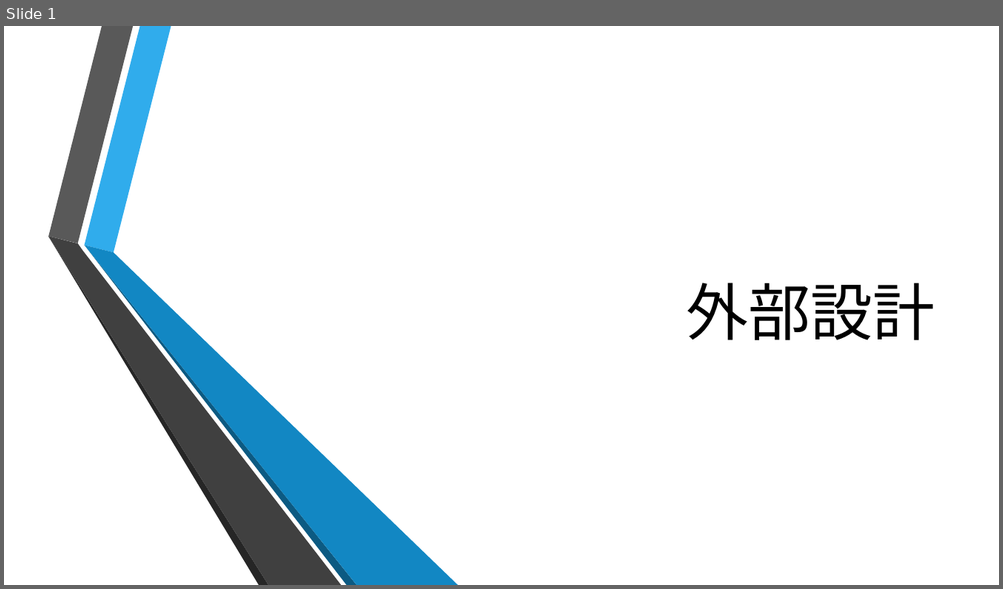
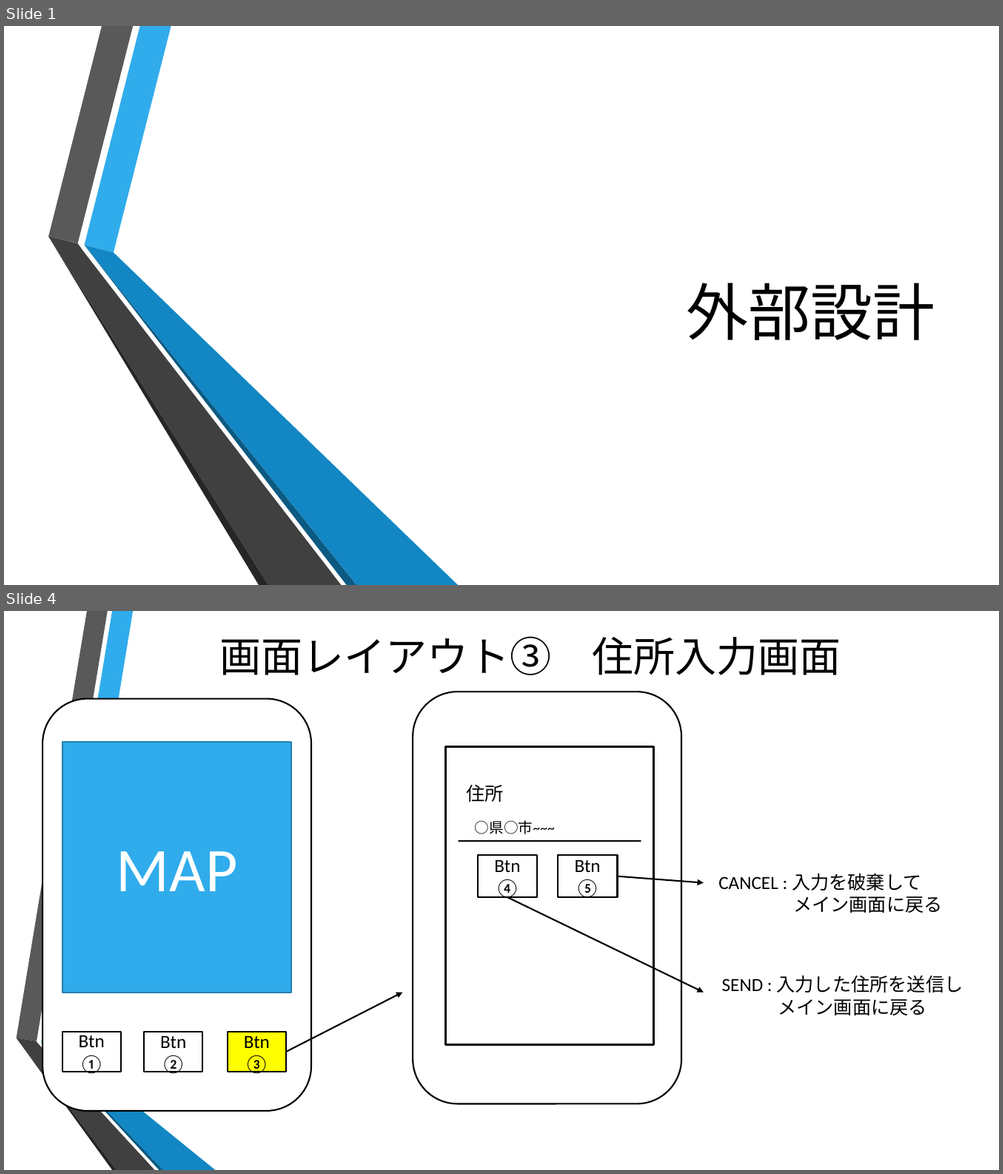
Before and after one commit to nh15/documents, a slide deck: ExternalDesign.pptx. Shown one above the other, each under a label of ours: slide 1 before the commit, slides 1 and 4 after it; the slides between them are not shown. The pictures are 1003x589 and 1003x1174 pixels, drawn with LibreOffice and Linux fonts; fonts in the diff are those of the drawing; background and template pictures are left out. Boxes give left, top, right and bottom in pixels: in the first picture for what was removed or moved away, otherwise in the second. Text is boxed around its words. In the diff, an @@ line names an element or a change of style, - is before the commit and + after.

```diff
--- a/ExternalDesign.pptx
+++ b/ExternalDesign.pptx
@@ slide 4 added at [4, 611, 999, 1170], background picture (left out) @@
@@ title added at [220, 636, 841, 675], 40 pt, text #000000 @@
+画面レイアウト③ 住所入力画面
@@ rounded rectangle added at [413, 692, 681, 1104], fill #FFFFFF, outline #000000 1.5 pt @@
@@ rectangle added at [446, 747, 653, 1045], fill #FFFFFF, outline #000000 2.25 pt @@
@@ text added at [466, 785, 503, 802], 18 pt, text #000000 @@
+住所
@@ text added at [475, 820, 555, 834], 14 pt, text #000000 @@
+○県○市~~~
@@ line added from (458, 841) to (640, 841), #000000 1.5 pt @@
@@ rectangle added at [478, 856, 538, 897], fill #FFFFFF, outline #000000 1.5 pt, 18 pt, text #000000 @@
+Btn④
@@ rectangle added at [558, 856, 617, 897], fill #FFFFFF, outline #000000 1.5 pt, 18 pt, text #000000 @@
+Btn⑤
@@ arrow added from (617, 877) to (703, 883), #000000 1.5 pt @@
@@ text added at [718, 873, 942, 913], 18 pt, text #000000 @@
+CANCEL : 入力を破棄して
+メイン画面に戻る
@@ arrow added from (508, 897) to (703, 993), #000000 1.5 pt @@
@@ text added at [722, 976, 962, 1016], 18 pt, text #000000 @@
+SEND : 入力した住所を送信し
+メイン画面に戻る
@@ arrow added from (286, 1052) to (402, 993), #000000 1.5 pt @@
@@ group added at [16, 611, 215, 1170]: 6 freeform shapes @@
@@ group added at [42, 699, 311, 1112]: 4 rectangles, 1 rounded rectangle @@
+MAP
+Btn①
+Btn②
+Btn
+③
```
Also in this commit, not shown: 1 slide changed, 2 other slides added.
